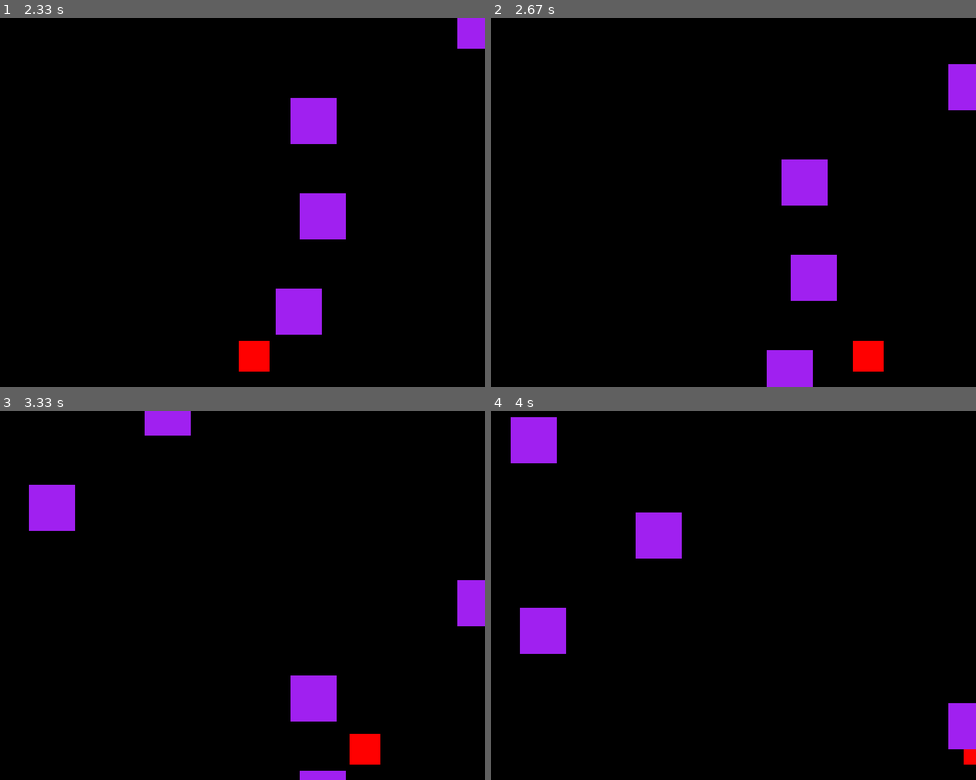
Above: before the commit, frames 1-4 (two rows, left to right).
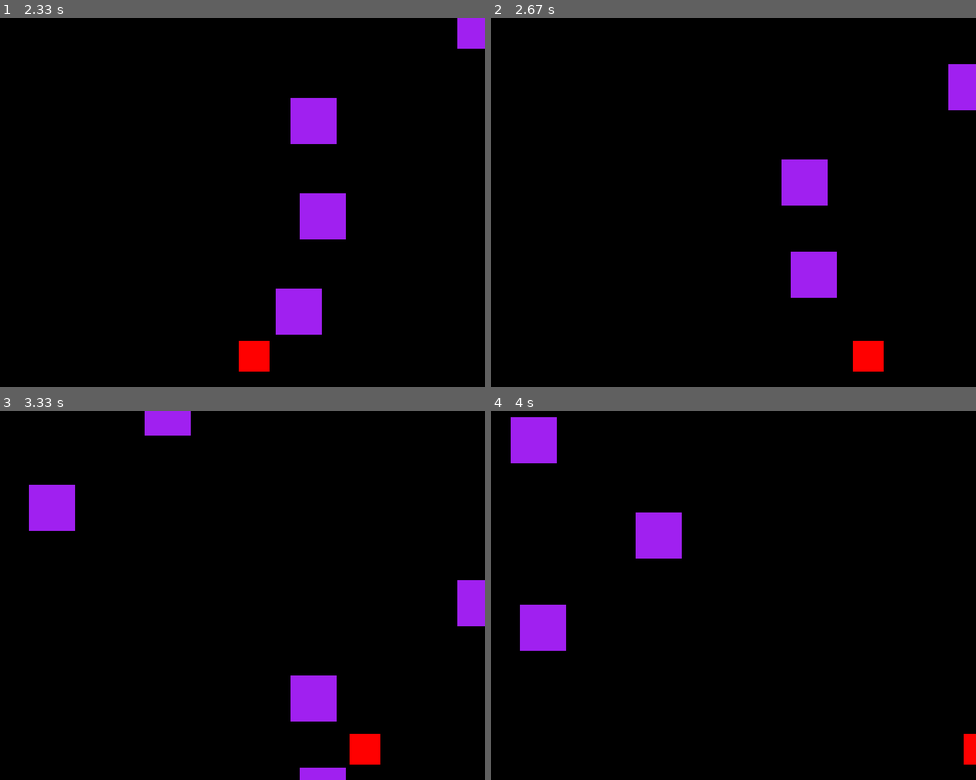
Above: after the commit, the same moments.

Repository: FRANCISCODANIEL03/Proyectos-PYTHON
Game: pygame game, started from JUEGO/pygame1.py
Two runs of this game, one before a commit and one after it. Both use one fixed random seed, a clock stepped at 60 frames per second and the inputs below.
Inputs:
- Up to frame 1 (2.33 s): hold D 0.33-0.8 s; hold D 0.83-1.3 s; hold A 1.33-1.87 s; hold A 1.9-2.3 s
- Up to frame 2 (2.67 s): hold D from 2.33 s (still down)
- Up to frame 3 (3.33 s): release D at 2.97 s; hold A from 3 s (still down)
- Up to frame 4 (4 s): release A at 3.47 s; hold D 3.5-3.97 s

Frame 1 is identical in both runs. In frame 2, 1.1% of the frame differs, in the area x 56-72%, y 63-100%; in frame 3, less than 0.1%; in frame 4, 0.9%.

Commit message:
implement a life system

Diff:
--- a/JUEGO/pygame1.py
+++ b/JUEGO/pygame1.py
@@ -11,6 +11,9 @@
 jugando = True
 
 reloj = pygame.time.Clock()
+
+vida = 3
+puntos = 0
 
 tiempo_pasado = 0
 tiempo_entre_enemigos = 500
@@ -57,6 +60,11 @@
         enemigo.dibujar(VENTANA)
         enemigo.movimiento()
 
+        if pygame.Rect.colliderect(cubo.rect, enemigo.rect):
+            vida -= 1
+            print(f"Te quedan {vida} vidas")
+            enemigos.remove(enemigo)
+
     pygame.display.update()
 
 quit()
